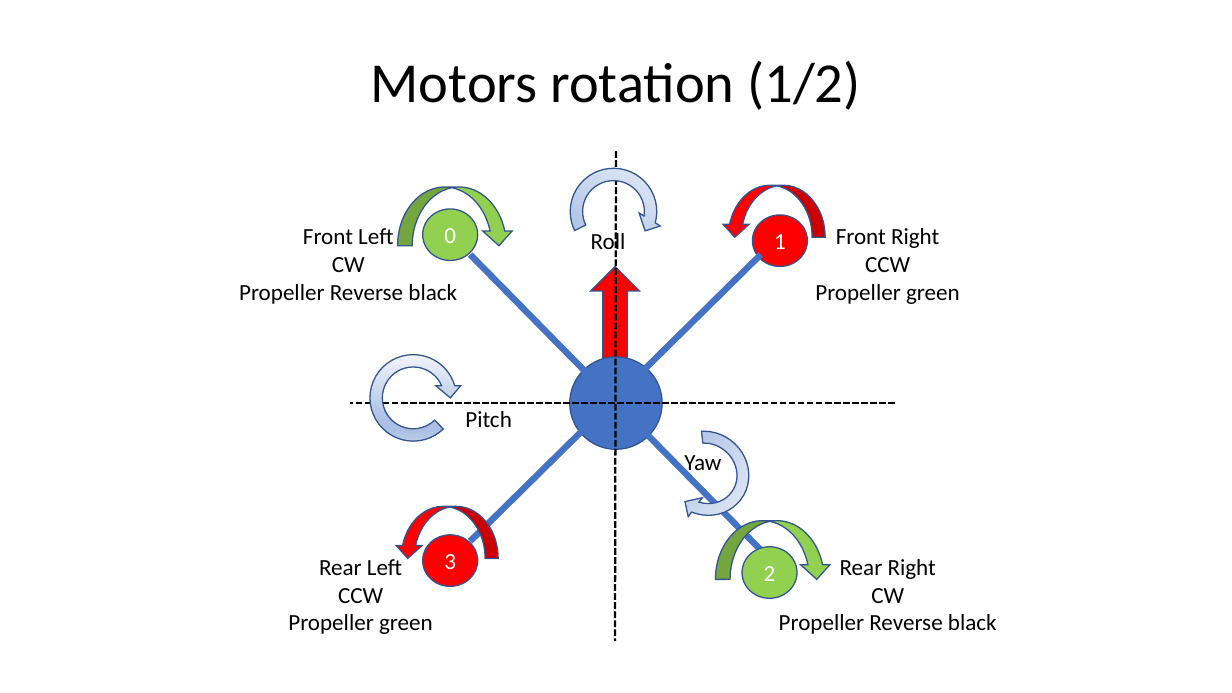
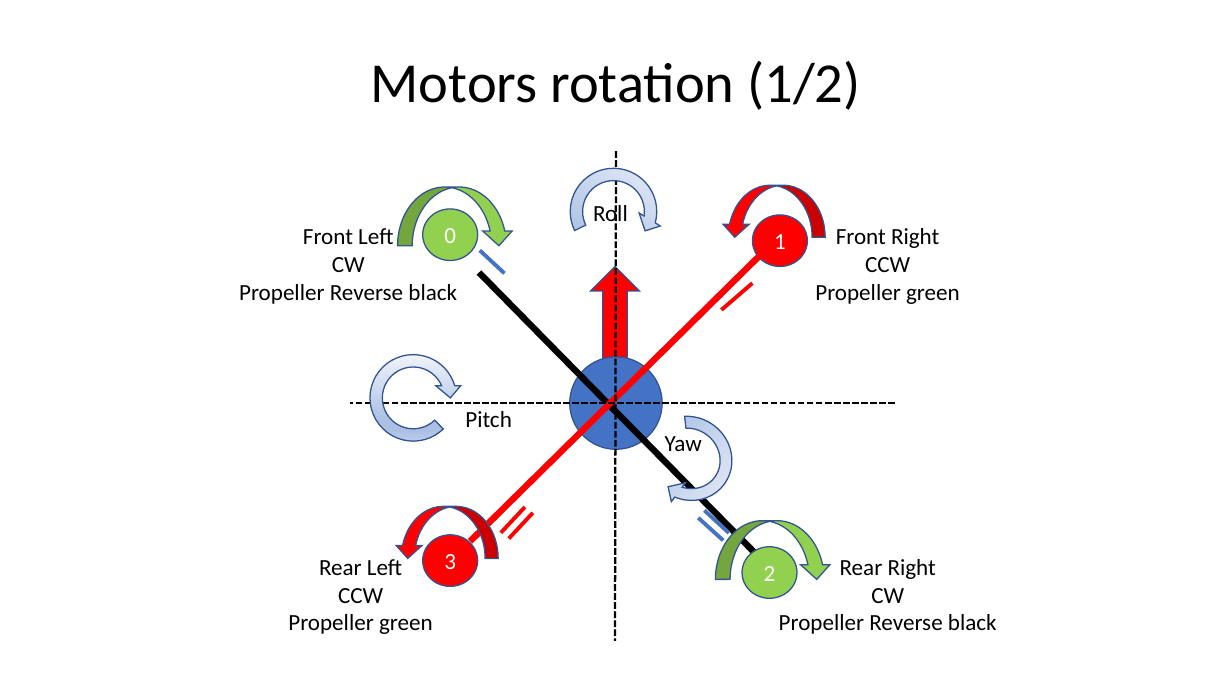
Before and after one commit to RobotEdh/RobotMicroControl, a slide deck: slide 6 of libraries/Diagramm Drone.pptx. Drawn at 1232x693 pixels with LibreOffice and Linux fonts; fonts in the diff are those of the drawing. Boxes give left, top, right and bottom in pixels: in the first picture for what was removed or moved away, otherwise in the second. Text is boxed around its words. In the diff, an @@ line names an element or a change of style, - is before the commit and + after.

```diff
--- a/libraries/Diagramm Drone.pptx
+++ b/libraries/Diagramm Drone.pptx
@@ text "Roll": place and size @@
-text "Roll" at bbox=[591, 232, 626, 256]
+text "Roll" at bbox=[593, 202, 628, 228]
@@ line (761, 255) - (470, 542): stroke #4472C4 5 pt to #FF0000 5 pt @@
@@ line added from (480, 250) to (505, 274), #4472C4 3 pt @@
@@ line moved from (470, 255) - (761, 550) to (479, 273) - (770, 568) @@
@@ line (479, 273) - (770, 568): stroke #4472C4 5 pt to #000000 5 pt @@
@@ line added from (722, 310) to (752, 284), #FF0000 3 pt @@
@@ circular arrow: place and size @@
-circular arrow at bbox=[638, 406, 774, 541]
+circular arrow at bbox=[622, 392, 757, 526]
@@ text "Yaw": place and size @@
-text "Yaw" at bbox=[684, 455, 721, 477]
+text "Yaw" at bbox=[665, 431, 702, 451]
@@ line added from (501, 533) to (525, 507), #FF0000 3 pt @@
@@ line added from (509, 539) to (533, 513), #FF0000 3 pt @@
@@ line added from (699, 518) to (724, 541), #4472C4 3 pt @@
@@ line added from (704, 510) to (729, 533), #4472C4 3 pt @@
```
Also in this commit, not shown: 1 other slide changed, 2 slides added, 2 other files.
